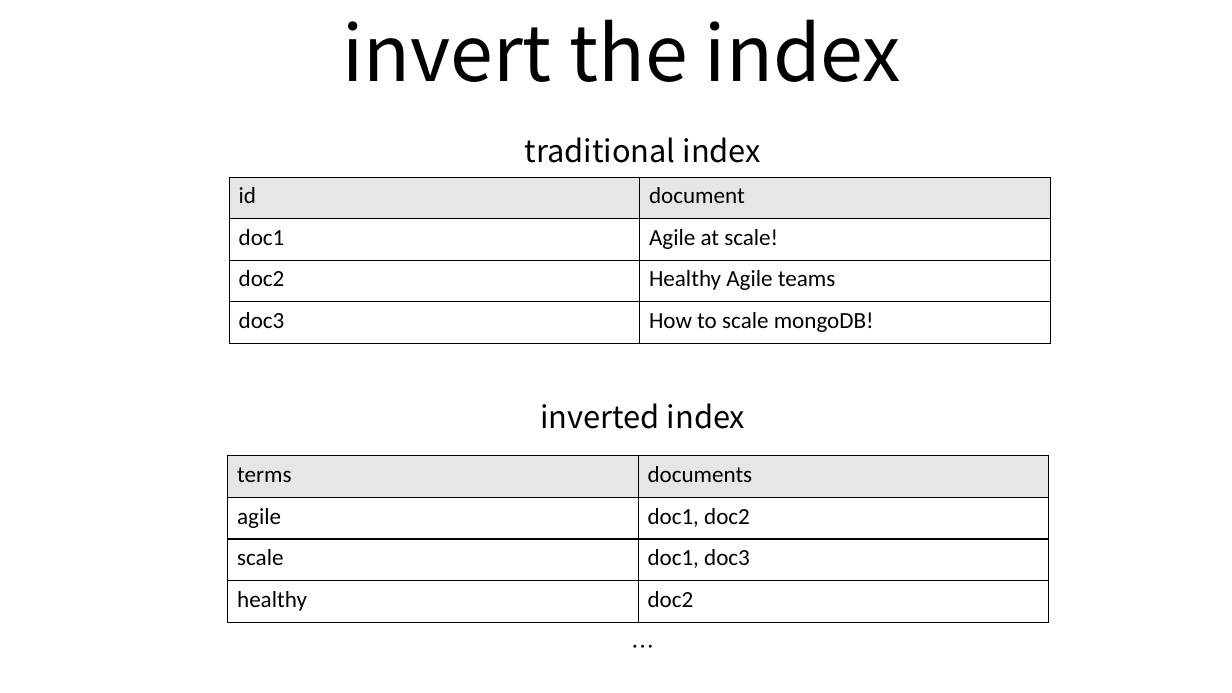
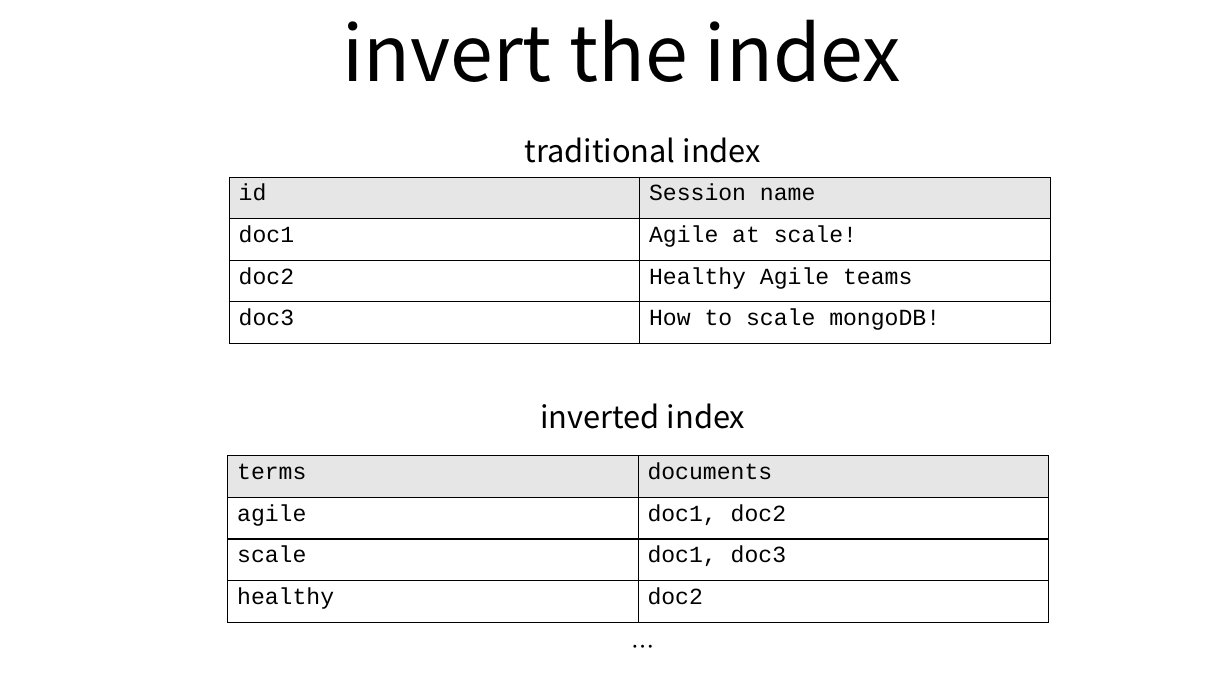
Before and after one commit to andypryor/start_your_search_engines, a slide deck: slide 6 of start_search_engines.pptx. Drawn at 1232x693 pixels with LibreOffice and Linux fonts; fonts in the diff are those of the drawing. Boxes give left, top, right and bottom in pixels: in the first picture for what was removed or moved away, otherwise in the second. Text is boxed around its words. In the diff, an @@ line names an element or a change of style, - is before the commit and + after.

```diff
--- a/start_search_engines.pptx
+++ b/start_search_engines.pptx
@@ table at [229, 177, 1050, 344] @@
-row 1, column 2: document
+row 1, column 2: Session name
@@ font Calibri to Courier New in "id", "doc1", "Agile at scale!", "doc2" and 3 more places @@
@@ table at [228, 456, 1049, 622] @@
@@ font Calibri to Courier New @@
```
Also in this commit, not shown: 11 other slides changed, 25 slides added, 5 slides removed, 15 other files.
